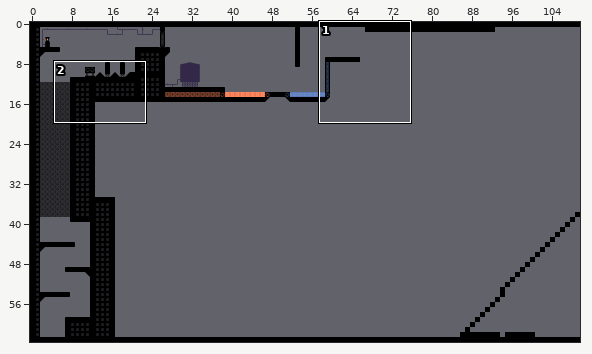
A Tiled map gets an edit: IndieSpeedRun/IndieSpeedRun/IndieSpeedRunContent/maps/testmap3.tmx. The picture above shows the old version from afar; the outline marks the close-up.
Close-up. Before the commit:
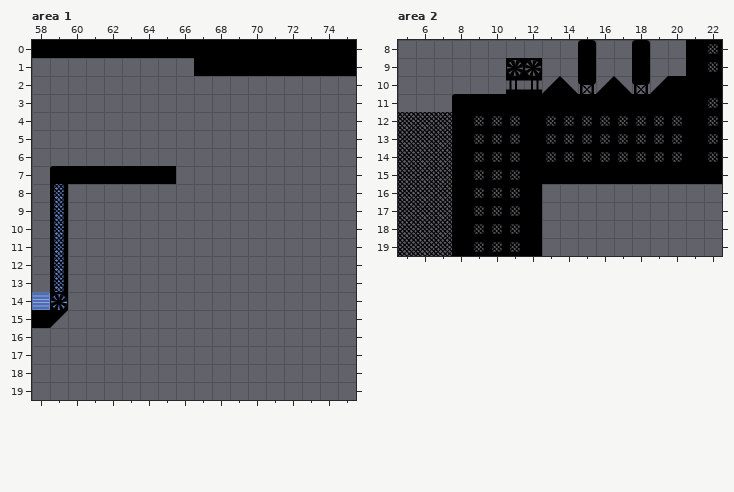
Cells are 32x32 px. Shown: area 1 x 58..75, y 0..19; area 2 x 5..22, y 8..19. The commit also changed other parts of the map, which this record leaves out.
After:
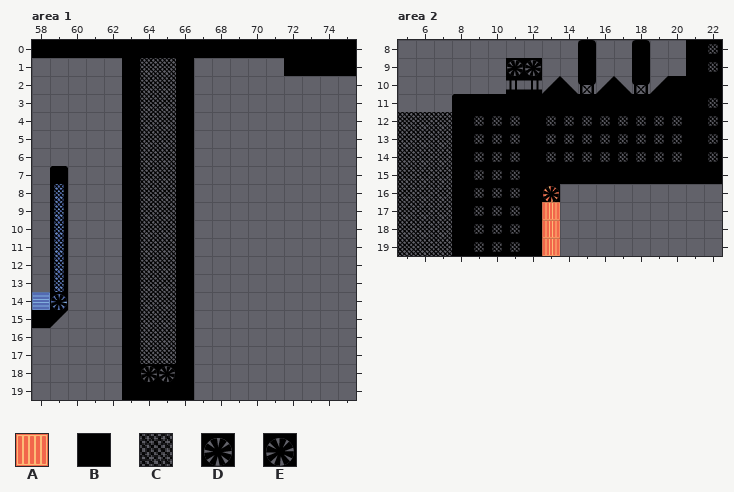
Key: from "furnace-01": A 0 "heat"; from "tiles2-01": B 0, C 1, D 3, E 4.
_ is an empty cell.
See-through tiles are keyed as they look on the map.
Edits made:
Layer "Gameplay", area 1:
Tile B is added in rows 1 to 6 at x 63 and 66; in row 7 at x 66; in rows 8 to 18 at x 63 and 66; in row 19 at x 63 to 66.
Tile C replaces tile B in row 7 at x 64 to 65.
Tile C is added in rows 1 to 6 at x 64 to 65; in rows 8 to 17 at x 64 to 65.
Tile D is added in row 18 at x 64.
Tile E is added in row 18 at x 65.
Tile B is gone in row 1 at x 67 to 71; in row 7 at x 60 to 62.
Layer "Background", area 2:
Tile A is added in row 16 at x 13.
Layer "Gameplay", area 2:
Tile A is added in rows 17 to 19 at x 13.
Tile E is added in row 16 at x 13.
Where, in picture pixels (left, top, right, bottom), the same in both close-ups:
changed: (68, 58, 284, 400)
added: (542, 184, 560, 256)
